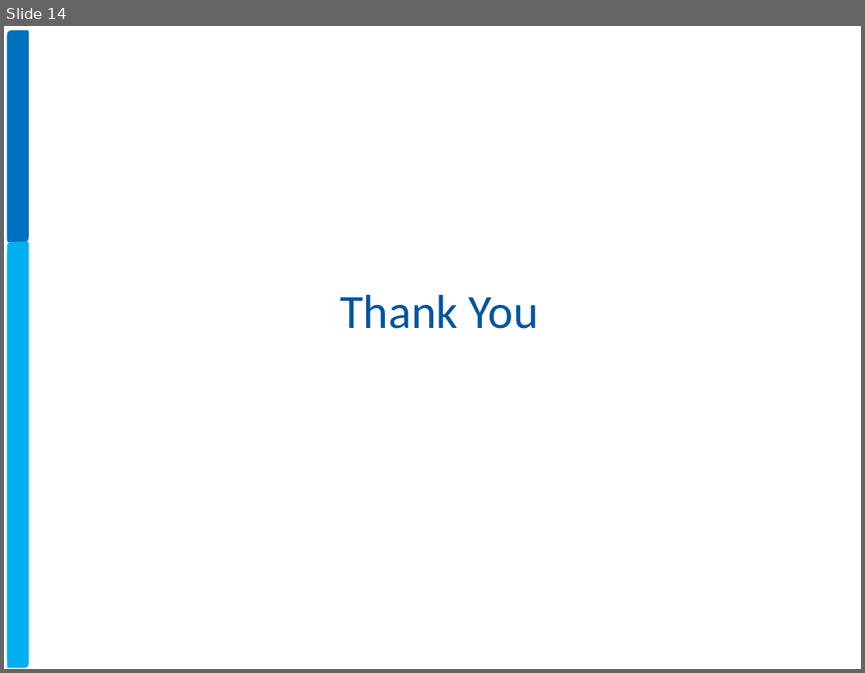
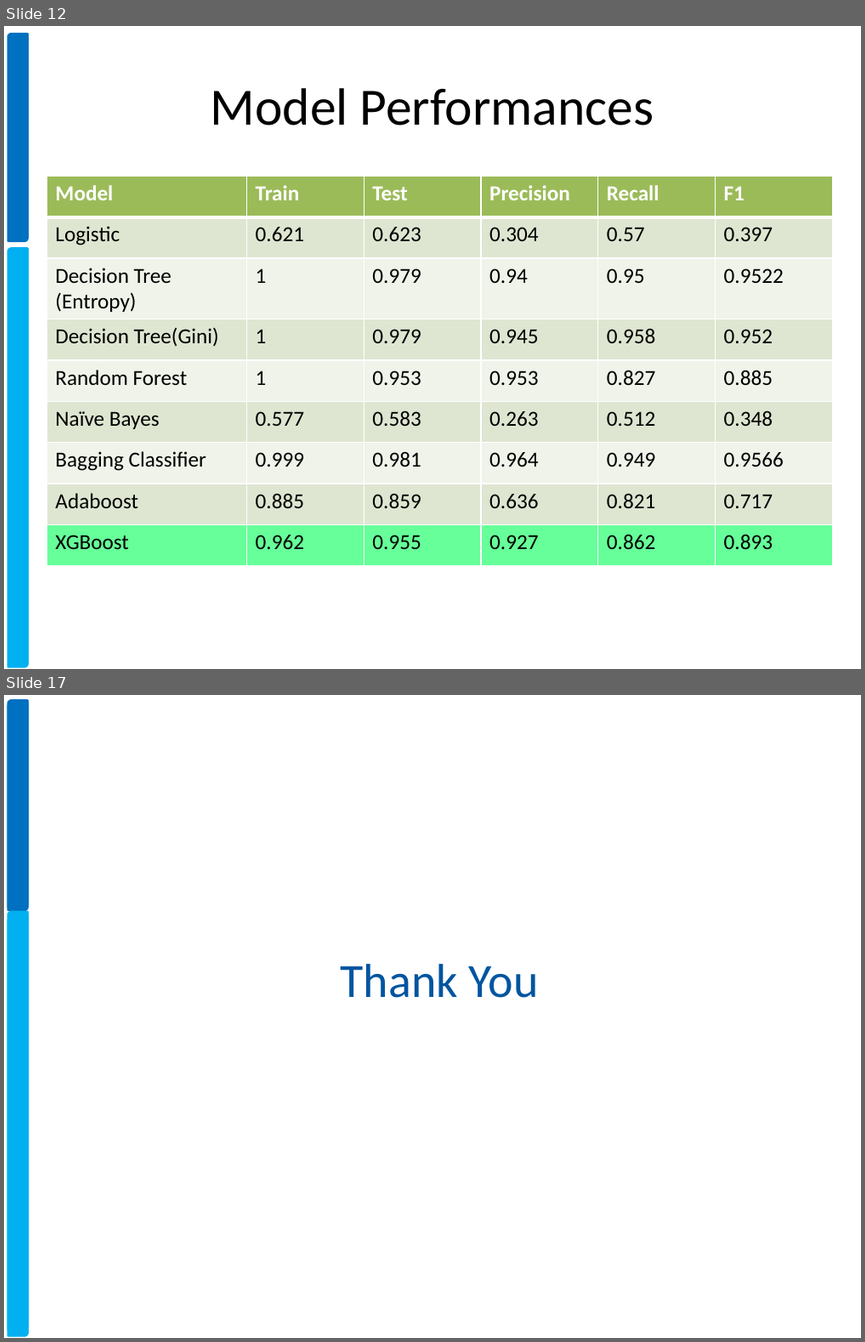
Before and after one commit to xavierigneous/Vehicle-Loan-Default-Prediction, a slide deck: Pravin Kumar/Vehicle Loan Default Prediction.pptx. Shown one above the other, each under a label of ours: slide 14 before the commit, slides 12 and 17 after it; the slides between them are not shown. The pictures are 865x673 and 865x1342 pixels, drawn with LibreOffice and Linux fonts; fonts in the diff are those of the drawing; background and template pictures are left out. Boxes give left, top, right and bottom in pixels: in the first picture for what was removed or moved away, otherwise in the second. Text is boxed around its words. In the diff, an @@ line names an element or a change of style, - is before the commit and + after.

```diff
--- a/Pravin Kumar/Vehicle Loan Default Prediction.pptx
+++ b/Pravin Kumar/Vehicle Loan Default Prediction.pptx
@@ slide 12 added at (4, 26, 861, 669), background #FFFFFF; not listed: 2 template elements that a slide beside it also shows @@
@@ title added at (211, 88, 654, 125), 44 pt, text #000000 @@
+Model Performances
@@ table added at (46, 176, 834, 565), 9 rows, 6 columns @@
+Model | Train | Test | Precision | Recall | F1
+Logistic | 0.621 | 0.623 | 0.304 | 0.57 | 0.397
+Decision Tree (Entropy) | 1 | 0.979 | 0.94 | 0.95 | 0.9522
+Decision Tree(Gini) | 1 | 0.979 | 0.945 | 0.958 | 0.952
+Random Forest | 1 | 0.953 | 0.953 | 0.827 | 0.885
+Naïve Bayes | 0.577 | 0.583 | 0.263 | 0.512 | 0.348
+Bagging Classifier | 0.999 | 0.981 | 0.964 | 0.949 | 0.9566
+Adaboost | 0.885 | 0.859 | 0.636 | 0.821 | 0.717
+XGBoost | 0.962 | 0.955 | 0.927 | 0.862 | 0.893
@@ what was slide 14 is now slide 17 @@
```
Also in this commit, not shown: 7 slides changed, 7 other slides added, 5 slides removed, 3 other files.
